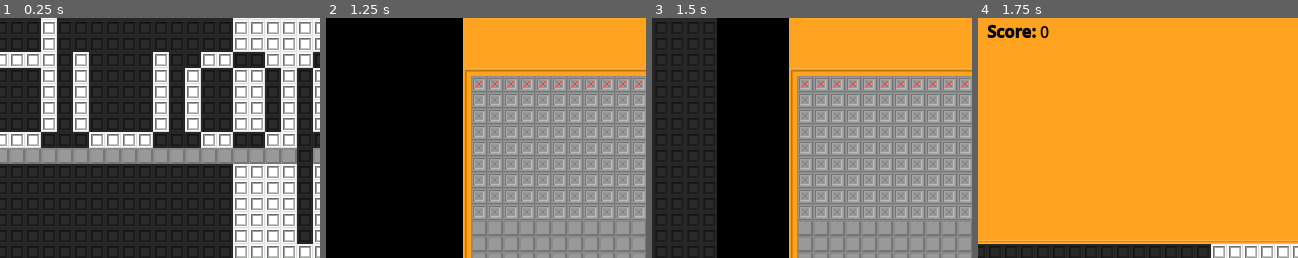
Above: before the commit, frames 1-4 (left to right).
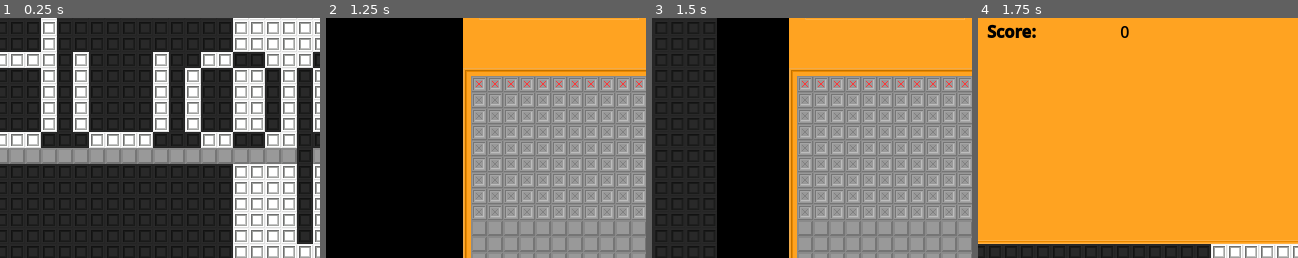
Above: after the commit, the same moments.

Repository: ka-puna/duopo
Game: Godot game, scene res://src/main.tscn
Two runs of this game, one before a commit and one after it. Both use one fixed random seed, a clock stepped at 60 frames per second and the inputs below.
Inputs:
- Up to frame 1 (0.25 s): no input
- Up to frame 2 (1.25 s): click "Time Mode" at 0.5 s
- Up to frame 3 (1.5 s): click "❚❚" at 1.25 s
- Up to frame 4 (1.75 s): no input
The pictures show only the part of the screen within x 14-64%, y 20-70%; the shares and areas given below are measured in that part.

Frames 1-3 are identical in both runs. In frame 4, 0.2% of the frame differs, in the area x 19-48%, y 3-9%.

Commit message:
Add padding to display string.

Diff:
--- a/src/scene/display_data.gd
+++ b/src/scene/display_data.gd
@@ -25,5 +25,5 @@
 		$data_label.text = ""
 		return
 	for key in data.keys():
-		var string = "[b]" + key + ":[/b] " + str(data[key]) + "\n"
+		var string = "[b]%-24s[/b] %s" % [key + ":", data[key]] + "\n"
 		$data_label.append_text(string)
